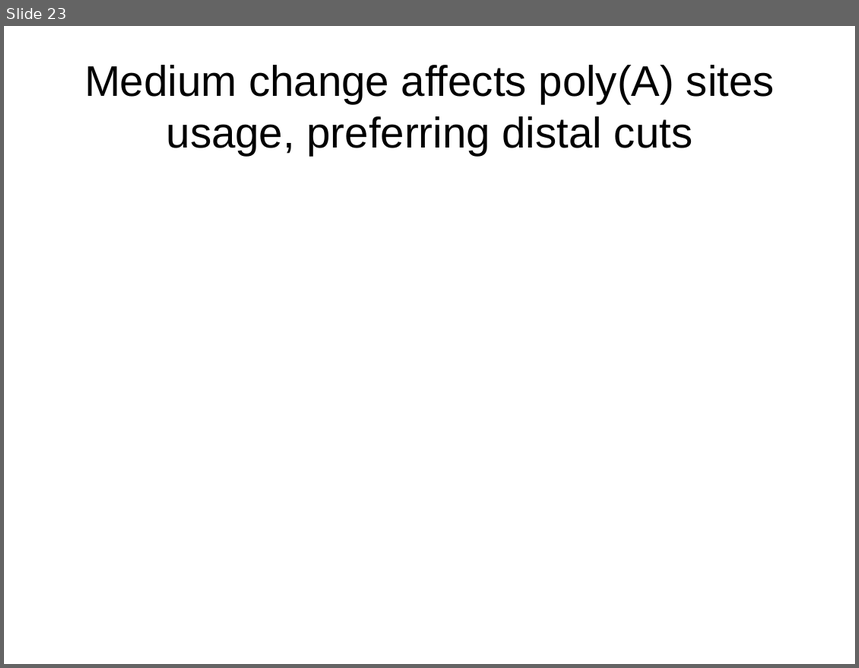
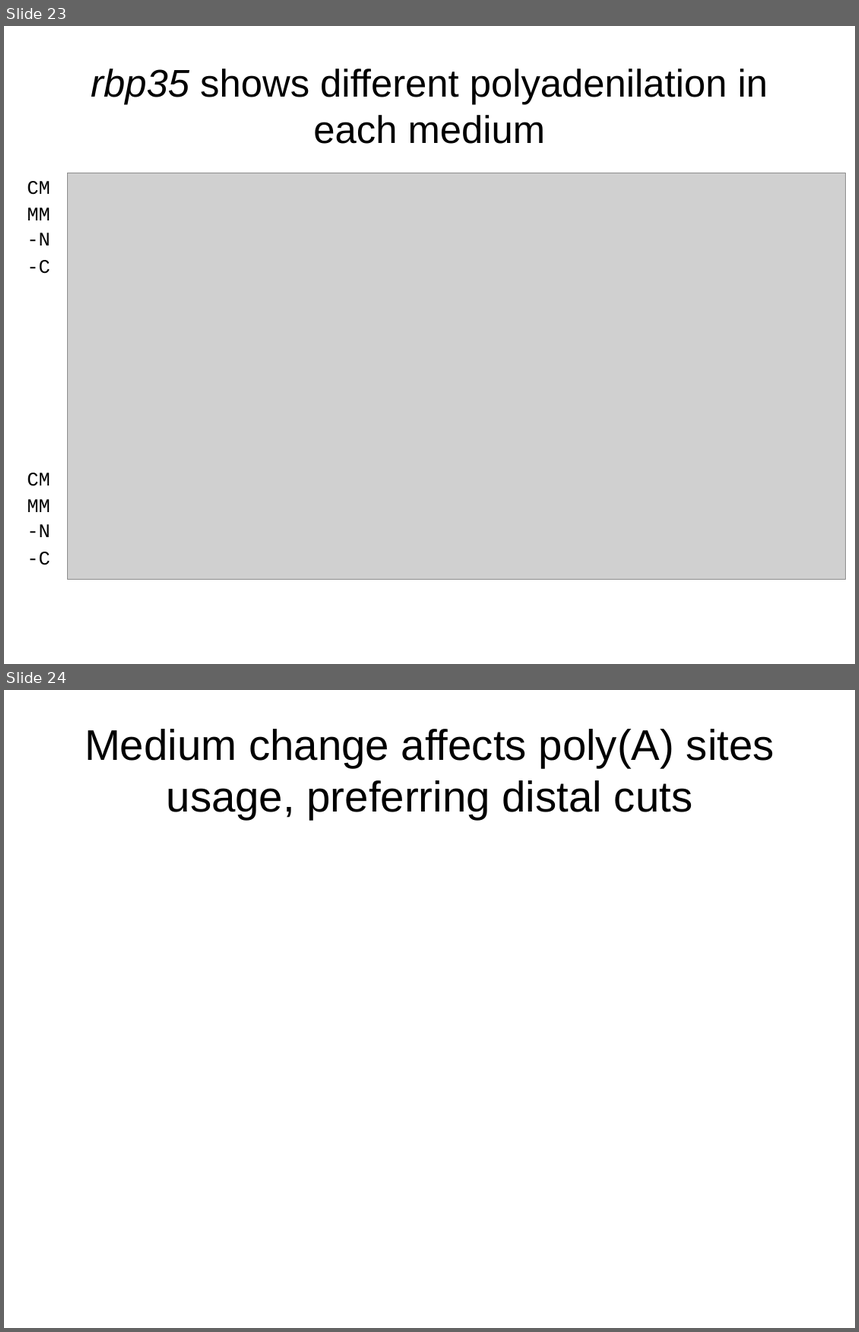
Before and after one commit to wilkinsonlab/m-oryzae-polya, a slide deck: doc/oryzae_presentation.odp. Shown one above the other, each under a label of ours: slide 23 before the commit, slides 23 and 24 after it. The pictures are 859x668 and 859x1332 pixels, drawn with LibreOffice and Linux fonts; fonts in the diff are those of the drawing; grey boxes stand for pictures. Boxes give left, top, right and bottom in pixels: in the first picture for what was removed or moved away, otherwise in the second. Text is boxed around its words. In the diff, an @@ line names an element or a change of style, - is before the commit and + after.

```diff
--- a/doc/oryzae_presentation.odp
+++ b/doc/oryzae_presentation.odp
@@ slide 23 added at (x1=4, y1=26, x2=855, y2=664), background #FFFFFF @@
@@ title added at (x1=91, y1=69, x2=769, y2=144), 36 pt, text #000000 @@
+rbp35 shows different polyadenilation in each medium
@@ text added at (x1=27, y1=181, x2=50, y2=195), 18 pt, text #000000 @@
+CM
@@ picture added at (x1=67, y1=173, x2=846, y2=580) @@
@@ text added at (x1=27, y1=208, x2=50, y2=221), 18 pt, text #000000 @@
+MM
@@ text added at (x1=27, y1=233, x2=50, y2=246), 18 pt, text #000000 @@
+-N
@@ text added at (x1=27, y1=260, x2=50, y2=274), 18 pt, text #000000 @@
+-C
@@ text added at (x1=27, y1=473, x2=50, y2=487), 18 pt, text #000000 @@
+CM
@@ text added at (x1=27, y1=499, x2=50, y2=512), 18 pt, text #000000 @@
+MM
@@ text added at (x1=27, y1=525, x2=50, y2=537), 18 pt, text #000000 @@
+-N
@@ text added at (x1=27, y1=552, x2=50, y2=566), 18 pt, text #000000 @@
+-C
@@ what was slide 23 is now slide 24 @@
```
Also in this commit, not shown: 11 slides changed, 2 other slides added, 4 other files.
